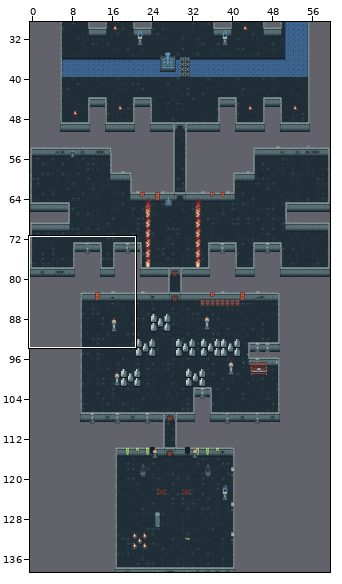
One commit to this Tiled map: data/maps/Level4.tmx. Above: a wide view before the commit, with the close-up outlined.
Close-up. Old version:
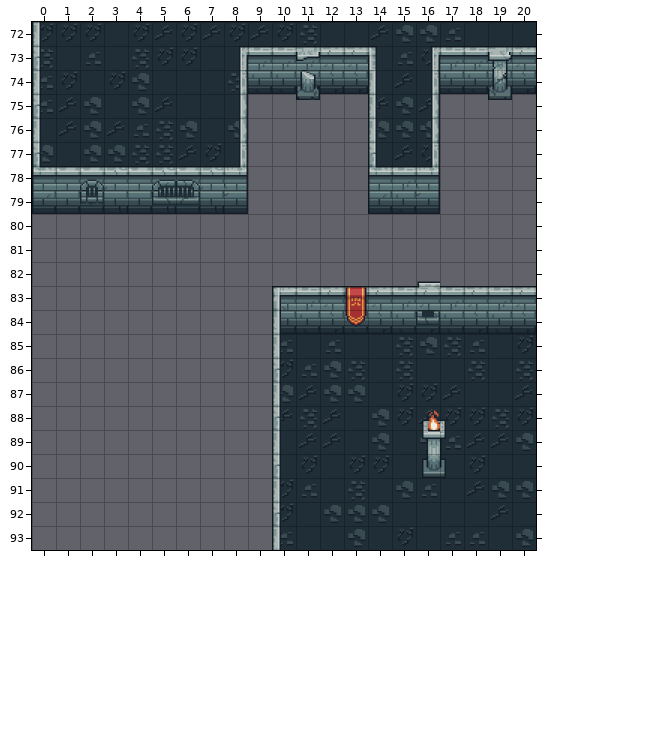
Cells are 32x32 px. Shown: x 0..20, y 72..93. The commit also changed other parts of the map, which this record leaves out.
Once edited:
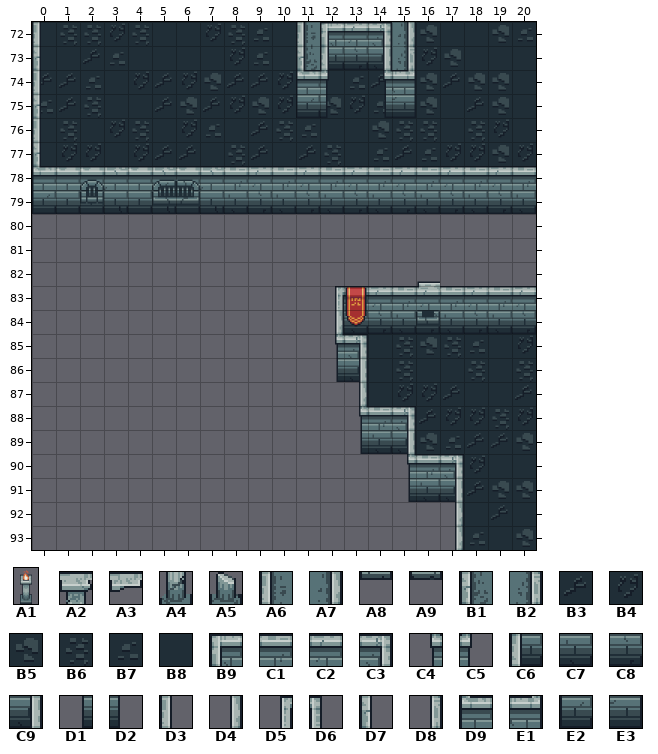
Key: from "Animated_collision": A1 5 "Pillar_Torch"; from "Floor and Wall": A2 12, A3 13, A4 31, A5 32, A6 42, A7 45, A8 50, A9 51, B1 61, B2 64, B3 114, B4 115, B5 116, B6 117, B7 133, B8 134; from "wall": B9 0, C1 1, C2 2, C3 3, C4 8, C5 9, C6 10, C7 11, C8 12, C9 13, D1 18, D2 19, D3 20, D4 23, D5 28, D6 29, D7 30, D8 33, D9 40, E1 43, E2 50, E3 53.
__ is an empty cell, ## one hidden under a higher layer.
Objects are placed by their top-left corner, in cells (3,4 is the top-left corner of cell 3,4); size is 1x1 cell unless given.
What changed:
Layer "Floor":
y 72: x 0..11 B4 B4 B4 B8 B4 B3 B4 B3 B4 B3 B4 B6 -> B8 B6 B6 B4 B6 B8 B8 B4 B6 B7 B8 ##; x 13..15 B8 B3 B5 -> ## ## ##; x 17 B7 -> B8; x 19..20 B8 B8 -> B5 B7
y 73: x 0 B6 -> B8; x 2..6 B7 B8 B6 B4 B4 -> B3 B7 B8 B8 B8; x 8..9 B8 ## -> B4 B7; x 14..15 B8 B7 -> ## ##; x 17 ## -> B5; x 19 ## -> B8
y 74: x 0..10 B7 B4 B8 B4 B5 B8 B8 B8 B6 ## ## -> B3 B3 B7 B8 B4 B3 B4 B5 B3 B3 B4; x 13..20 ## B8 B3 B8 __ __ __ __ -> B7 B3 ## B5 B3 B5 B5 B8
y 75: x 2 B5 -> B6; x 4 B5 -> B8; x 6..10 B8 B8 B8 __ __ -> B5 B3 B4 B5 B4; x 12..20 __ __ B3 B5 B3 __ __ __ __ -> B5 B4 B7 ## B5 B8 B3 B5 B8
y 76: x 1..13 B3 B5 B3 B7 B6 B5 B8 B5 __ __ __ __ __ -> B6 B8 B4 B6 B8 B4 B7 B8 B3 B6 B7 B8 B8; x 15..20 B5 B5 __ __ __ __ -> B6 B6 B8 B6 B4 B8
y 77: x 0..5 B5 B8 B5 B5 B6 B6 -> B8 B4 B4 B8 B4 B3; x 7..14 B4 B8 __ __ __ __ __ B8 -> B8 B6 B3 B8 B3 B6 B8 B7; x 16..20 B4 __ __ __ __ -> B7 B4 B4 B5 B4
y 85: x 10..13 B7 B8 B7 B8 -> __ __ __ __
y 86: x 10..13 B4 B7 B5 B6 -> __ __ __ __
y 87: x 10..13 B5 B3 B5 B5 -> __ __ __ __
y 88: x 10..13 B3 B6 B3 B8 -> __ __ __ __
y 89: x 10..13 B8 B3 B3 B8 -> __ __ __ __
y 90: x 10..15 B8 B4 B8 B4 B4 B8 -> __ __ __ __ __ __
y 91: x 10..15 B4 B7 B8 B6 B8 B5 -> __ __ __ __ __ __
y 92: x 10..17 B4 B8 B5 B5 B5 B8 B8 B8 -> __ __ __ __ __ __ __ __
y 93: x 10..17 B7 B8 B8 B5 B8 B4 B8 B7 -> __ __ __ __ __ __ __ __
Layer "Wall":
y 72: x 11..15 __ __ __ __ __ -> A6 B9 C2 C3 A7
y 73: x 8..20 D5 C1 C1 C1 C2 C2 D6 __ D5 C1 C1 C1 C2 -> __ __ __ B1 C6 C8 C9 B2 __ __ __ __ __
y 74: x 8..20 D8 C7 C7 C7 C8 C8 D3 __ D8 C7 C7 C7 C8 -> __ __ __ D9 C5 __ C4 E1 __ __ __ __ __
y 75: x 8 D4 -> __; x 11..12 __ __ -> E2 D2; x 14..16 D3 __ D4 -> D1 E3 __
y 76: x 8 D4 -> __; x 14 D3 -> __; x 16 D4 -> __
y 77: x 8 D8 -> __; x 14 D7 -> __; x 16 D8 -> __
y 78: x 8..20 E1 __ __ __ __ __ D9 C1 E1 __ __ __ __ -> C1 C2 C1 C2 C1 C2 C1 C2 C1 C2 C1 C2 C1
y 79: x 8..20 E3 __ __ __ __ __ E2 C7 E3 __ __ __ __ -> C7 C8 C7 C8 C7 C8 C7 C8 C7 C8 C7 C8 C7
y 83: x 10..12 B9 C1 C2 -> __ __ D5
y 84: x 10..12 C6 C7 C8 -> __ __ D4
y 85: x 10 D3 -> __; x 12..13 __ __ -> C4 C3
y 86: x 10 D7 -> __; x 12..13 __ __ -> D1 C9
y 87: x 10 D3 -> __; x 13 __ -> D4
y 88: x 10 D7 -> __; x 13..15 __ __ __ -> C4 C1 C3
y 89: x 10 D3 -> __; x 13..15 __ __ __ -> D1 C7 C9
y 90: x 10 D7 -> __; x 15..17 __ __ __ -> C4 C1 C3
y 91: x 10 D3 -> __; x 15..17 __ __ __ -> D1 C7 C9
y 92: x 10 D7 -> __; x 17 __ -> D4
y 93: x 10 D3 -> __; x 17 __ -> D4
Layer "Decorative":
y 73: x 11 A3 -> __; x 19 A2 -> __
y 74: x 11 A5 -> __; x 19 A4 -> __
y 75: x 11 A9 -> __; x 19 A8 -> __
Layer "Animated_collision":
removed: A1 "Pillar_Torch" at 15.8,88 size 2x3
